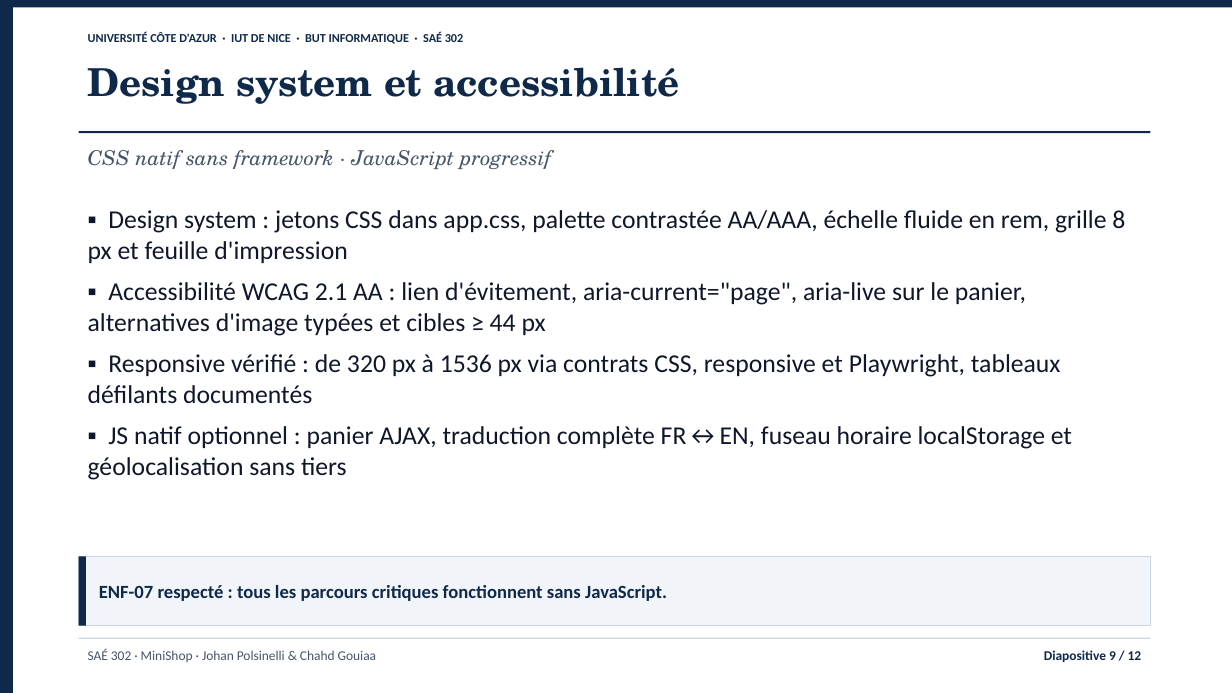
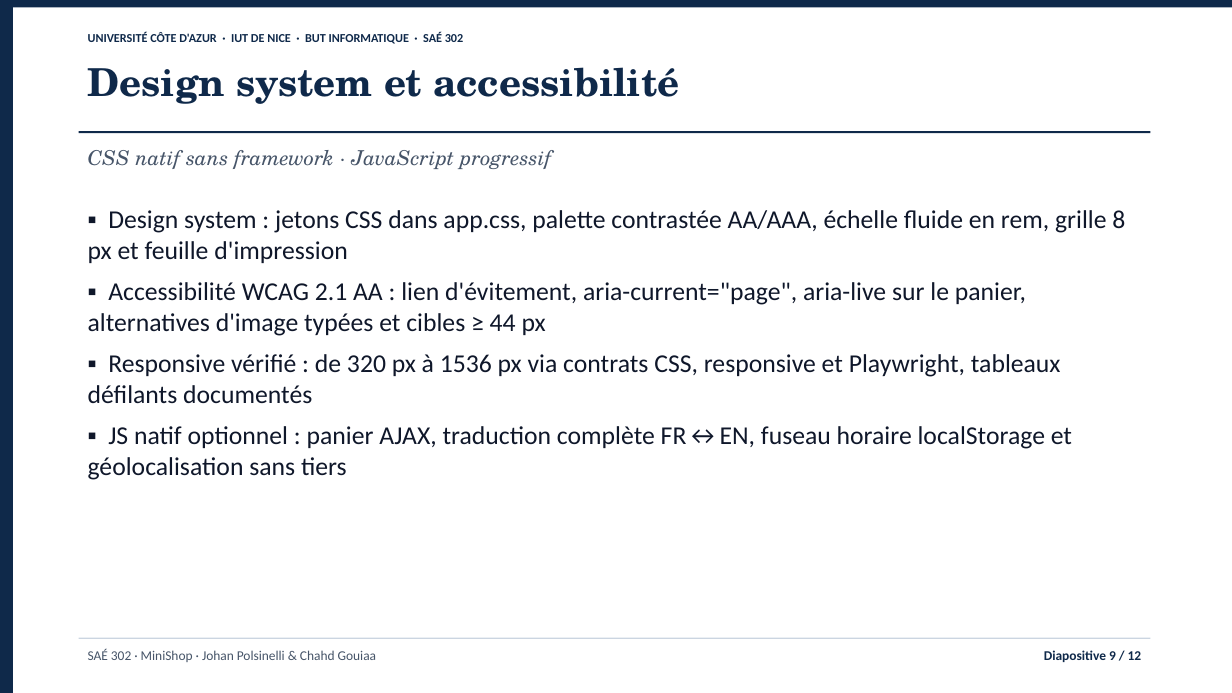
Before and after one commit to jojo8356/SAE-302, a slide deck: slide 9 of livrables/minishop-soutenance.pptx. Drawn at 1232x693 pixels with LibreOffice and Linux fonts; fonts in the diff are those of the drawing. Boxes give left, top, right and bottom in pixels: in the first picture for what was removed or moved away, otherwise in the second. Text is boxed around its words. In the diff, an @@ line names an element or a change of style, - is before the commit and + after.

```diff
--- a/livrables/minishop-soutenance.pptx
+++ b/livrables/minishop-soutenance.pptx
@@ rectangle removed at <box>79,556,1151,626</box> @@
-ENF-07 respecté : tous les parcours critiques fonctionnent sans JavaScript.
@@ rectangle removed at <box>79,556,86,626</box> @@
```
Also in this commit, not shown: 10 other slides changed, 4 other files.
